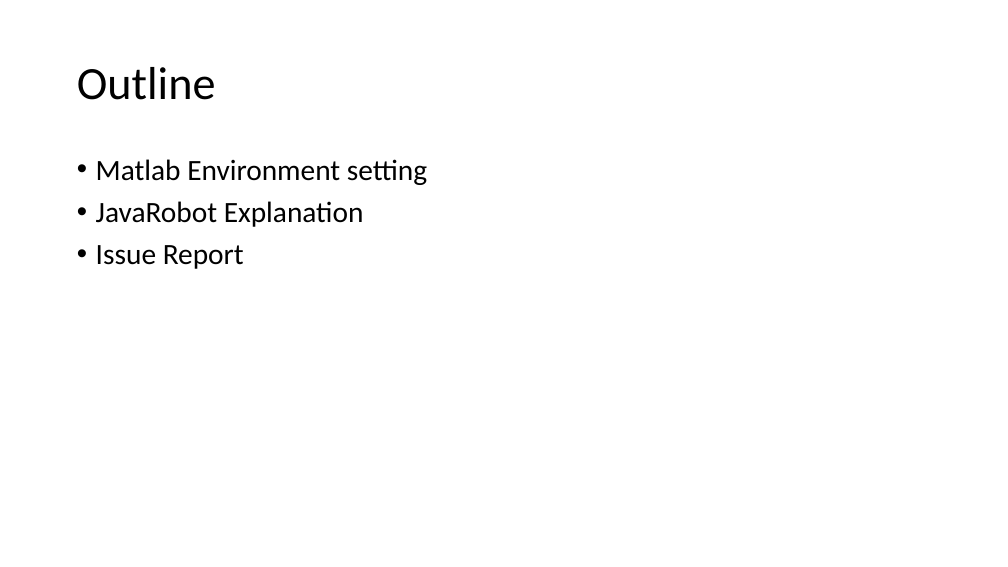
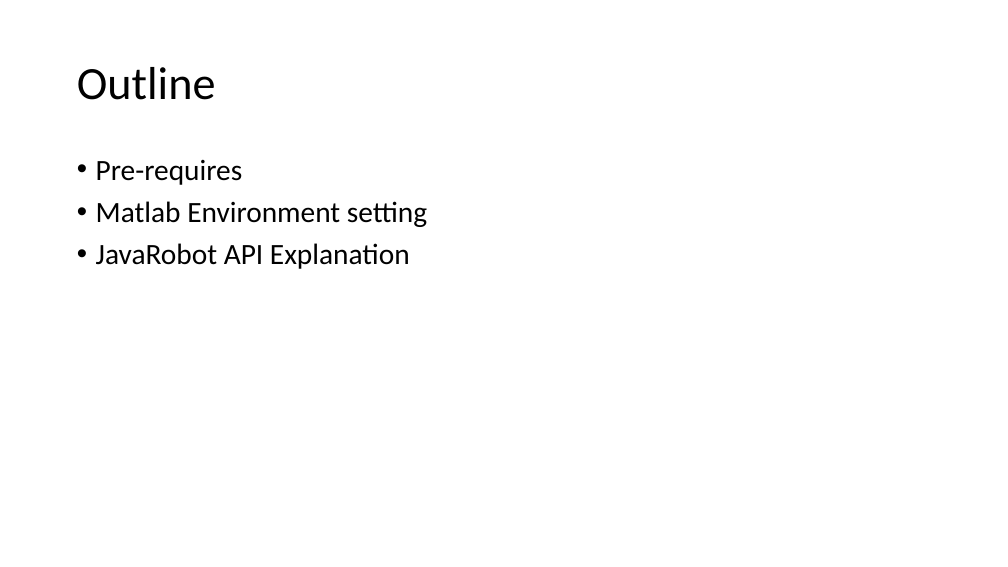
Before and after one commit to Cosas1008/JavaRobot, a slide deck: slide 2 of Matlab Setup.pptx. Drawn at 1008x567 pixels with LibreOffice and Linux fonts; fonts in the diff are those of the drawing. Boxes give left, top, right and bottom in pixels: in the first picture for what was removed or moved away, otherwise in the second. Text is boxed around its words. In the diff, an @@ line names an element or a change of style, - is before the commit and + after.

```diff
--- a/Matlab Setup.pptx
+++ b/Matlab Setup.pptx
@@ text at [96, 160, 243, 185]: paragraph added @@
+• Pre-requires
@@ text at [96, 243, 410, 269]: text changed @@
-• JavaRobot Explanation
-• Issue Report
+• JavaRobot API Explanation
```
Also in this commit, not shown: 3 other slides changed, 3 slides added, 1 other file.
